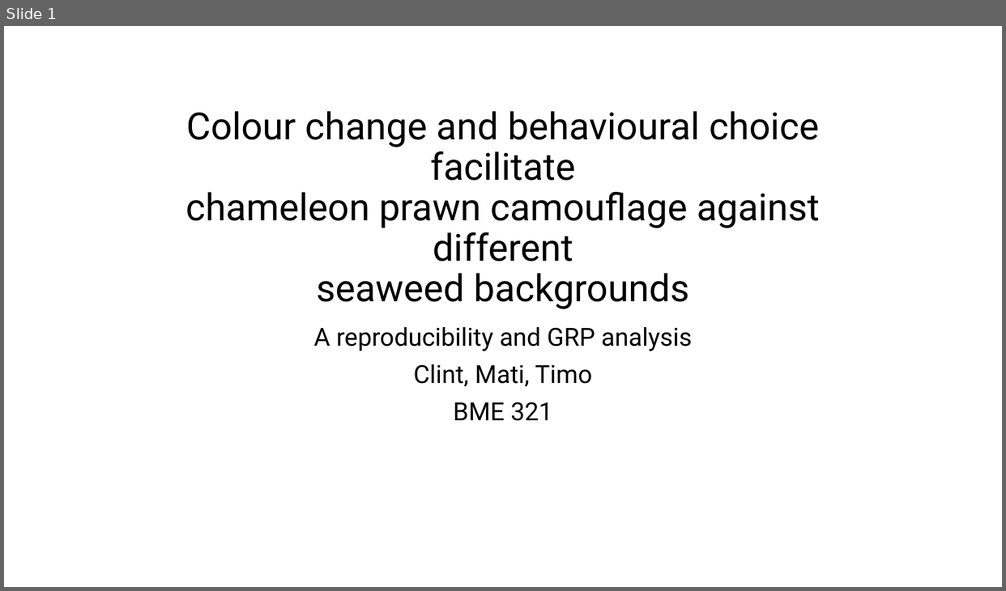
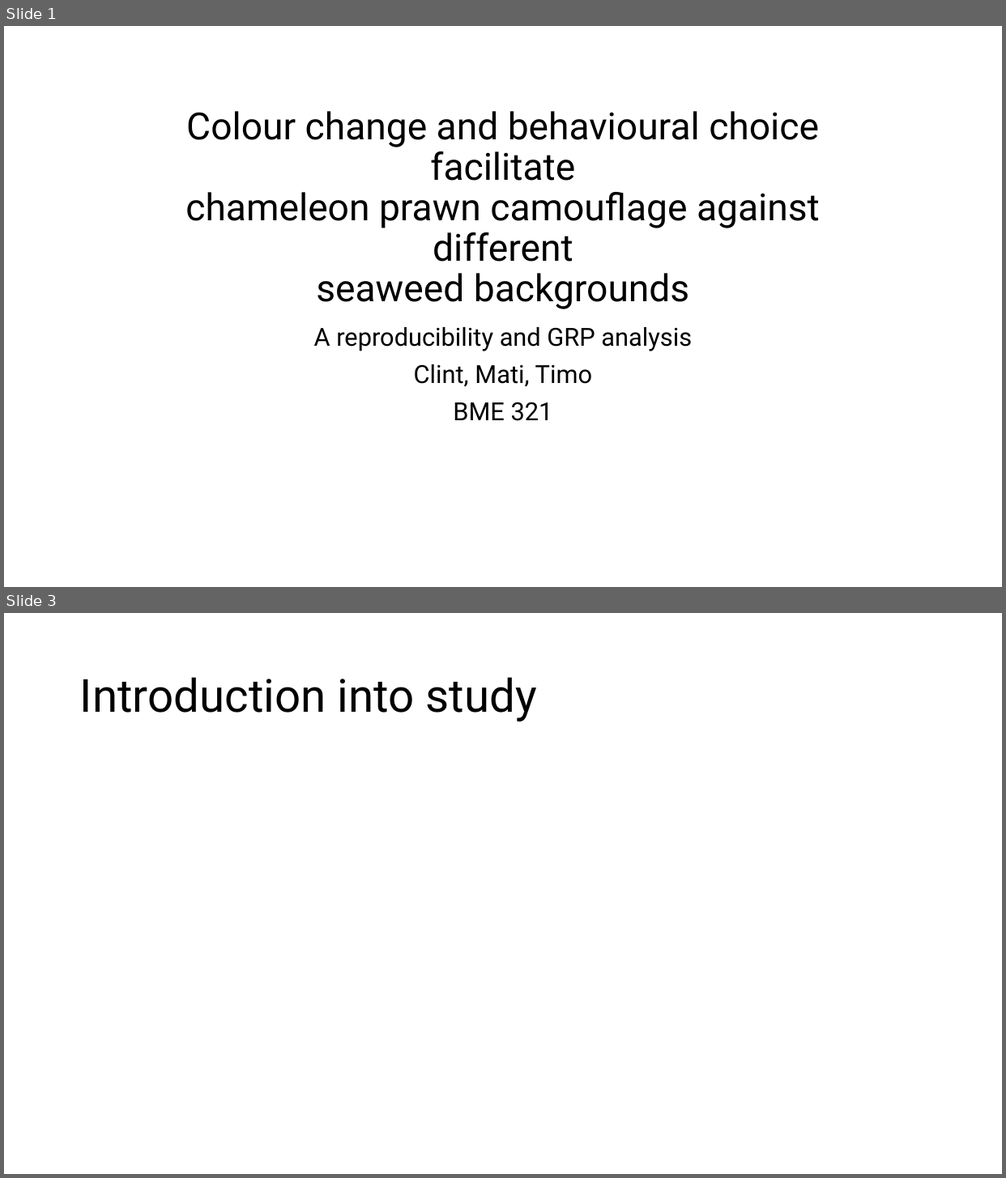
Before and after one commit to starnma1/BME_321_MiniProject, a slide deck: presentation/miniproject_presentation.pptx. Shown one above the other, each under a label of ours: slide 1 before the commit, slides 1 and 3 after it; the slides between them are not shown. The pictures are 1006x591 and 1006x1178 pixels, drawn with LibreOffice and Linux fonts; fonts in the diff are those of the drawing. Boxes give left, top, right and bottom in pixels: in the first picture for what was removed or moved away, otherwise in the second. Text is boxed around its words. In the diff, an @@ line names an element or a change of style, - is before the commit and + after.

```diff
--- a/presentation/miniproject_presentation.pptx
+++ b/presentation/miniproject_presentation.pptx
@@ slide 3 added at (4, 613, 1002, 1174), background #FFFFFF @@
@@ title added at (80, 677, 537, 722), 44 pt, text #000000 @@
+Introduction into study
```
Also in this commit, not shown: 3 other slides added, 1 slide removed, 1 other file.
